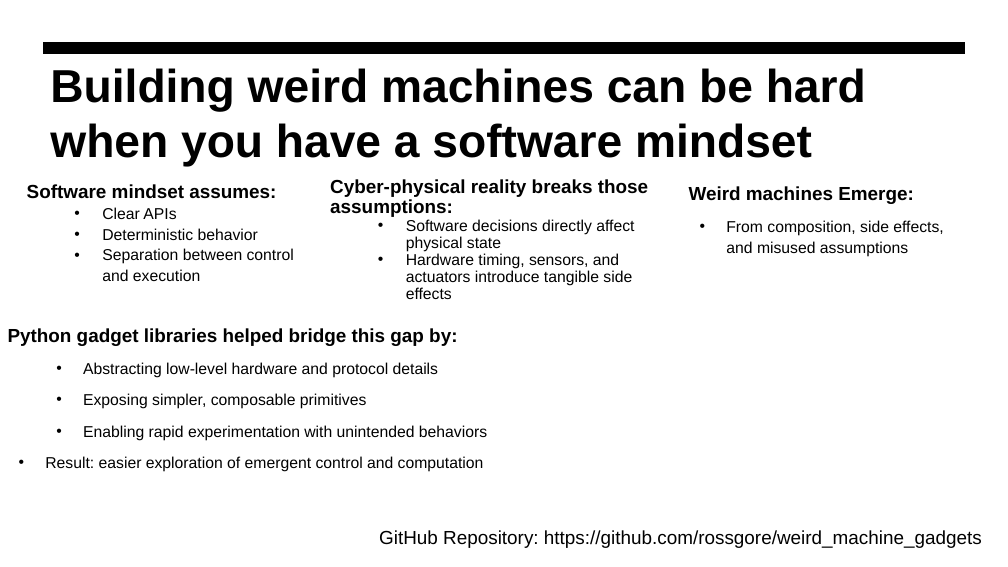
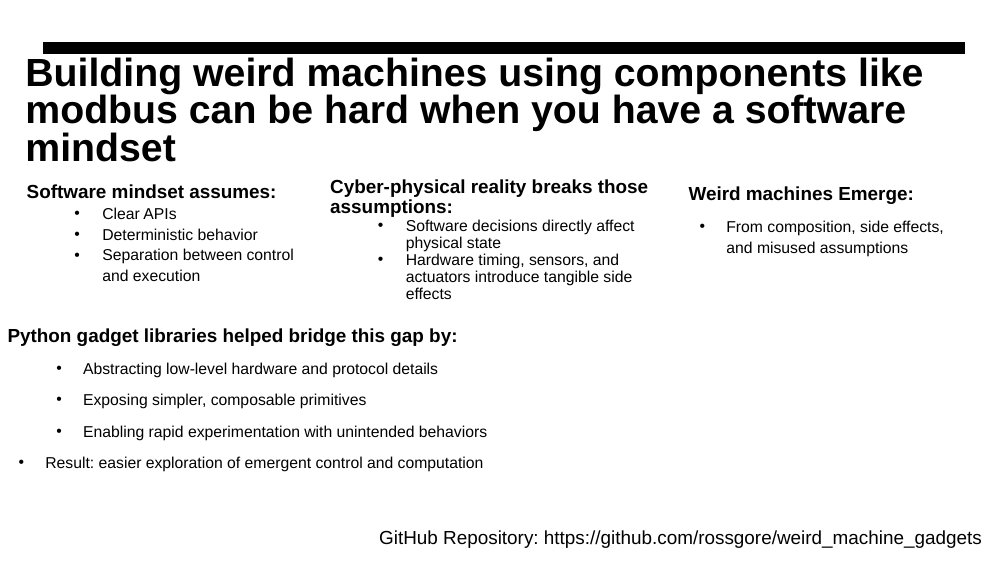
Before and after one commit to rossgore/weird_machine_gadgets, a slide deck: slide 12 of blog/WeirdMachinePresentation-ODU.pptx (slide 13 before the commit). Drawn at 1008x567 pixels with LibreOffice and Linux fonts; fonts in the diff are those of the drawing. Boxes give left, top, right and bottom in pixels: in the first picture for what was removed or moved away, otherwise in the second. Text is boxed around its words. In the diff, an @@ line names an element or a change of style, - is before the commit and + after.

```diff
--- a/blog/WeirdMachinePresentation-ODU.pptx
+++ b/blog/WeirdMachinePresentation-ODU.pptx
@@ text at [25, 57, 923, 162]: text changed; size 44 to 37.4 pt @@
-Building weird machines can be hard when you have a software mindset
+Building weird machines using components like modbus can be hard when you have a software mindset
```
Also in this commit, not shown: 5 other slides changed, 2 slides added, 1 other file.
